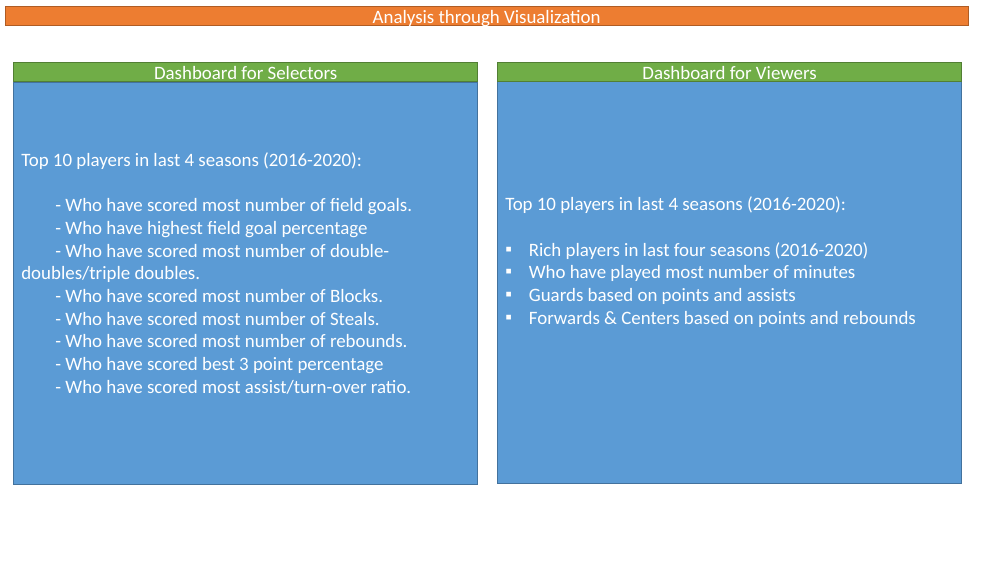
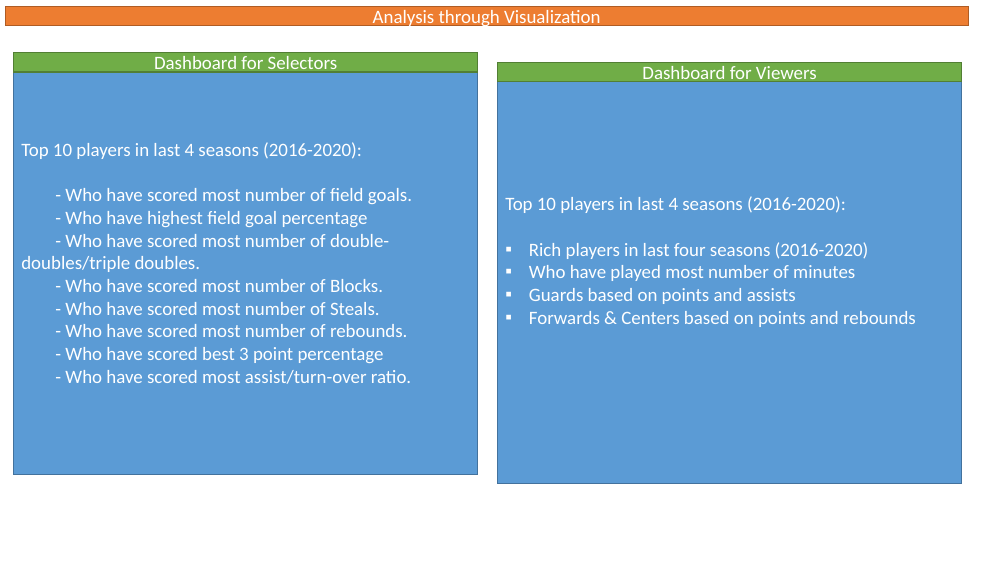
Before and after one commit to asitkumar26/nba-player-analytics, a slide deck: slide 2 of Presentation/scope-design.pptx. Drawn at 1008x567 pixels with LibreOffice and Linux fonts; fonts in the diff are those of the drawing. Boxes give left, top, right and bottom in pixels: in the first picture for what was removed or moved away, otherwise in the second. Text is boxed around its words. In the diff, an @@ line names an element or a change of style, - is before the commit and + after.

```diff
--- a/Presentation/scope-design.pptx
+++ b/Presentation/scope-design.pptx
@@ rectangle "Dashboard for Selectors": place and size @@
-rectangle "Dashboard for Selectors" at bbox=[14, 62, 477, 82]
+rectangle "Dashboard for Selectors" at bbox=[14, 53, 477, 73]
@@ rectangle "Top 10 players in last ...": place and size @@
-rectangle "Top 10 players in last ..." at bbox=[14, 82, 477, 485]
+rectangle "Top 10 players in last ..." at bbox=[14, 73, 477, 475]
```
Also in this commit, not shown: 2 other slides changed, 1 slide added, 1 slide removed, 4 other files.
